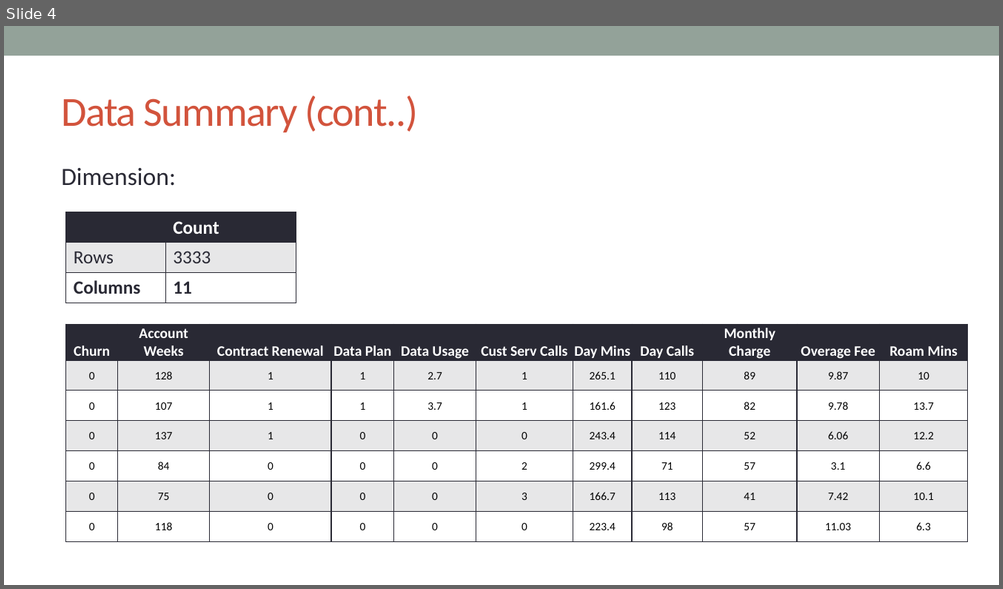
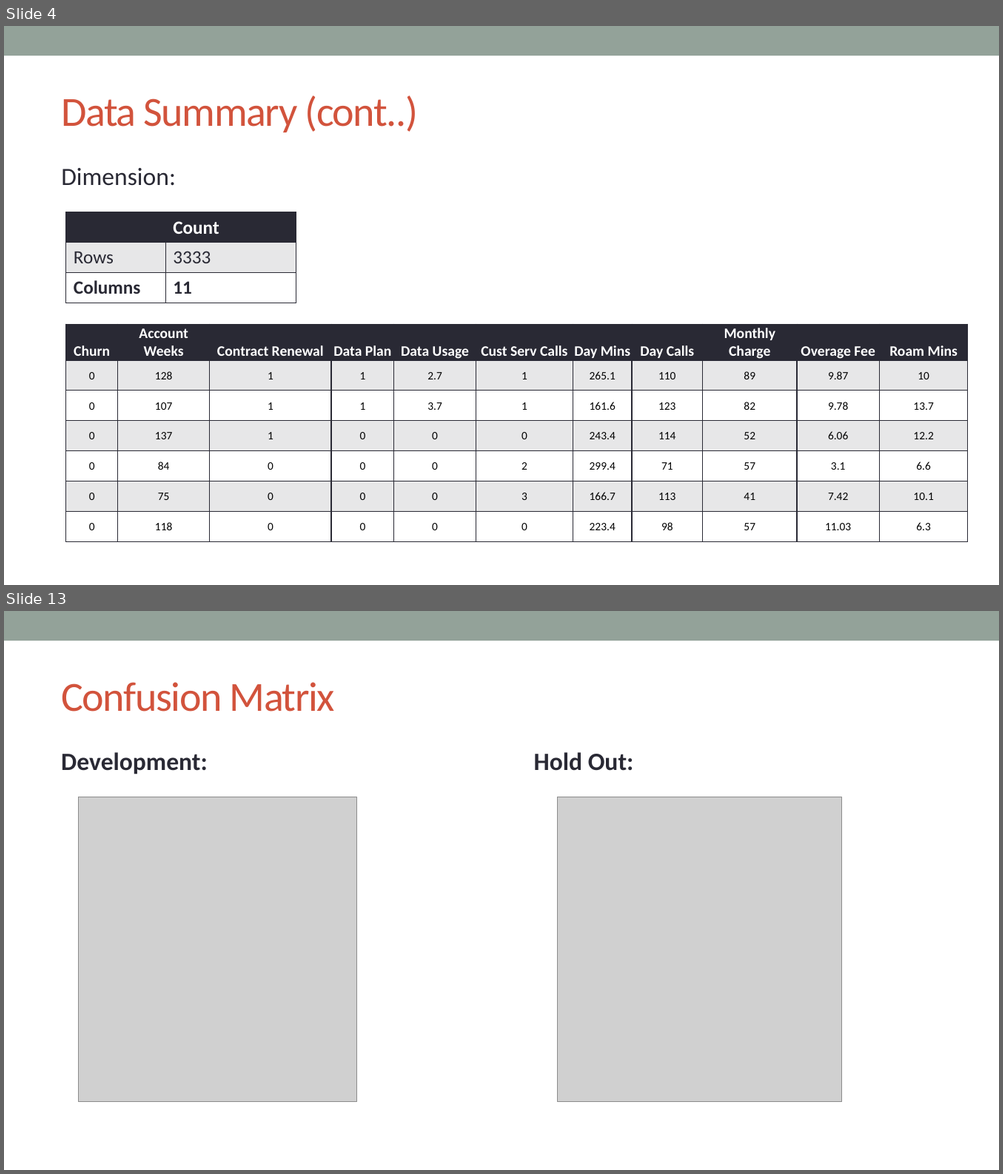
Before and after one commit to VickyVykciV/rProgramming, a slide deck: presentations/Churn_Analysis.pptx. Shown one above the other, each under a label of ours: slide 4 before the commit, slides 4 and 13 after it; the slides between them are not shown. The pictures are 1003x589 and 1003x1174 pixels, drawn with LibreOffice and Linux fonts; fonts in the diff are those of the drawing; grey boxes stand for pictures. Boxes give left, top, right and bottom in pixels: in the first picture for what was removed or moved away, otherwise in the second. Text is boxed around its words. In the diff, an @@ line names an element or a change of style, - is before the commit and + after.

```diff
--- a/presentations/Churn_Analysis.pptx
+++ b/presentations/Churn_Analysis.pptx
@@ slide 13 added at (4, 611, 999, 1170), background #FFFFFF; not listed: 1 template element that a slide beside it also shows @@
@@ title added at (61, 682, 336, 712), 40 pt, text #D2533C @@
+Confusion Matrix
@@ text added at (61, 752, 208, 775), 24 pt, text #292934, bold @@
+Development:
@@ text added at (534, 752, 634, 771), 24 pt, text #292934, bold @@
+Hold Out:
@@ picture added at (79, 797, 357, 1102) @@
@@ picture added at (557, 797, 841, 1102) @@
```
Also in this commit, not shown: 5 slides changed, 7 other slides added, 6 slides removed, 2 other files.
